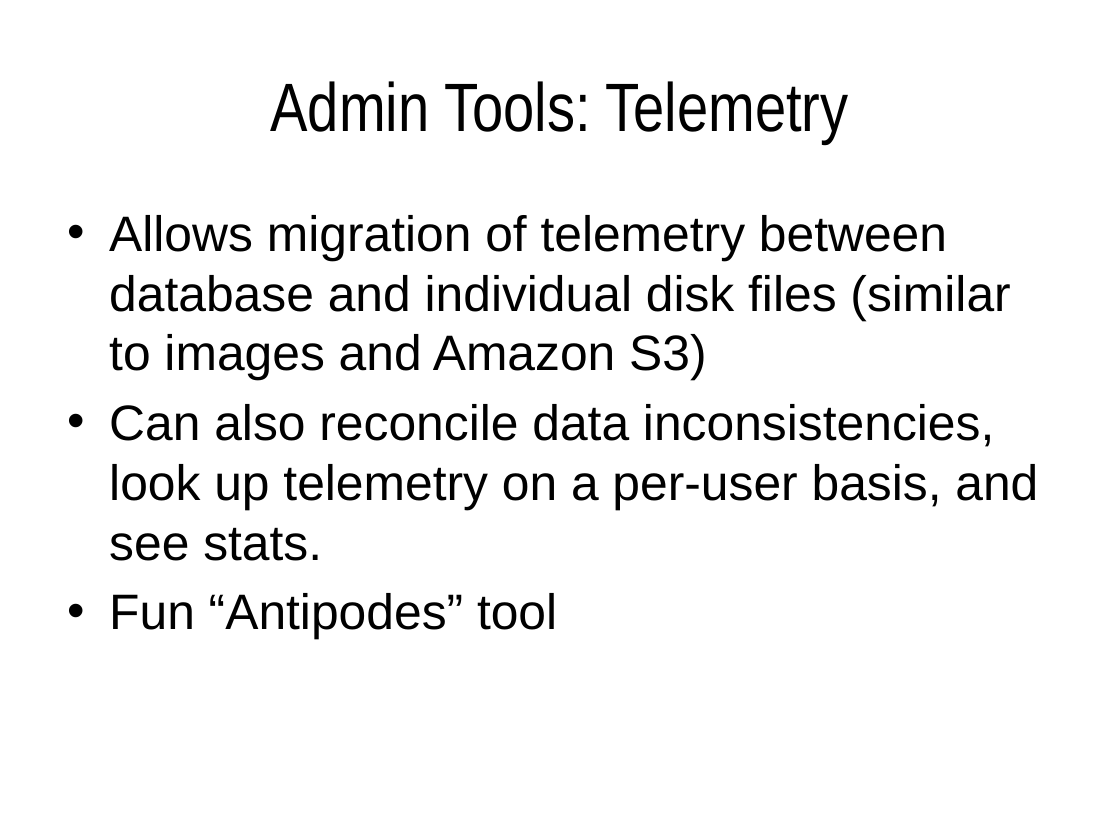
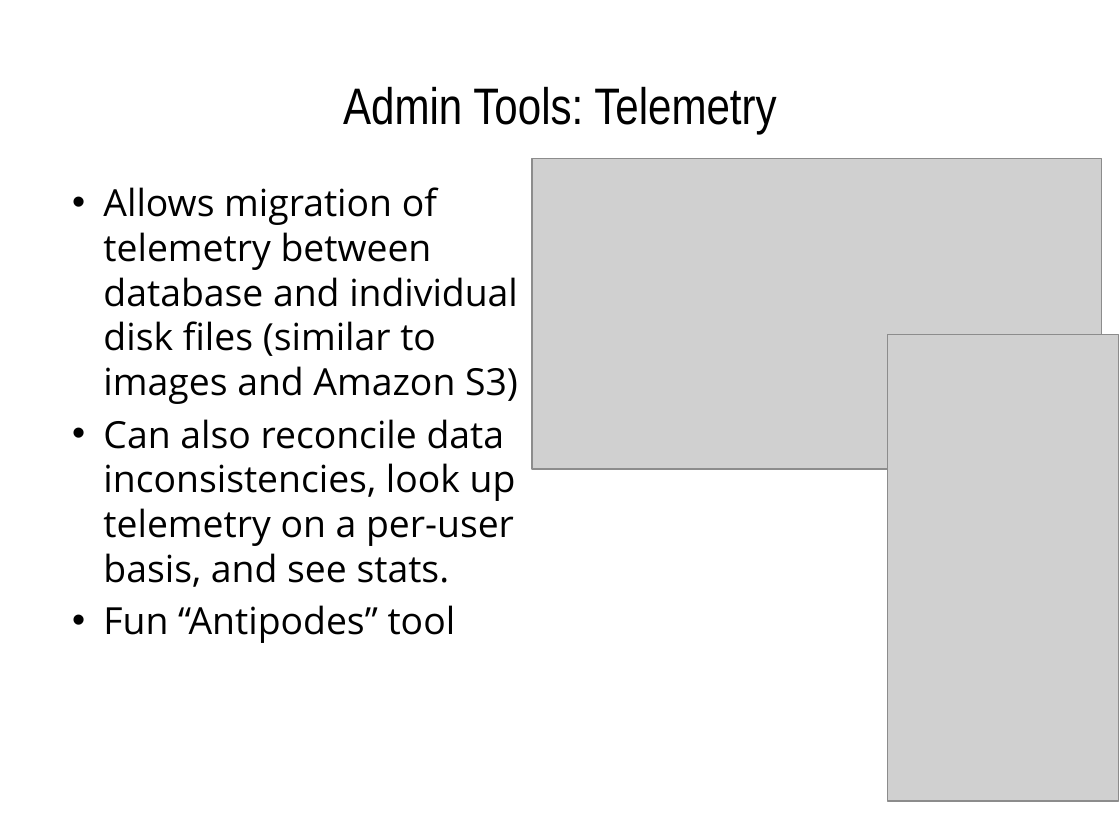
Before and after one commit to ericberman/MyFlightbookWeb, a slide deck: slide 36 of MyFlightbook.Web/Private/MyFlightbook Admin Tools.pptx (slide 34 before the commit). Drawn at 1120x840 pixels with LibreOffice and Linux fonts; fonts in the diff are those of the drawing; grey boxes stand for pictures; background and template pictures are left out. Boxes give left, top, right and bottom in pixels: in the first picture for what was removed or moved away, otherwise in the second. Text is boxed around its words. In the diff, an @@ line names an element or a change of style, - is before the commit and + after.

Commit message:
Update admin tools ppt

```diff
--- a/MyFlightbook.Web/Private/MyFlightbook Admin Tools.pptx
+++ b/MyFlightbook.Web/Private/MyFlightbook Admin Tools.pptx
@@ title "Admin Tools: Telemetry" at [343,86,776,134]: size 44 to 33 pt @@
@@ text "Allows migration of telemetry between ...": place and size @@
-text "Allows migration of telemetry between ..." at [109,215,1038,640]
+text "Allows migration of telemetry between ..." at [103,187,518,643]
@@ text "Allows migration of telemetry between ..." at [103,187,518,643]: size 32 to 24 pt, font Arial to Open Sans; indent changed; less space between paragraphs @@
@@ picture added at [532,158,1101,468] @@
@@ picture added at [888,334,1119,801] @@
```
Also in this commit, not shown: 42 other slides changed, 2 slides added.
